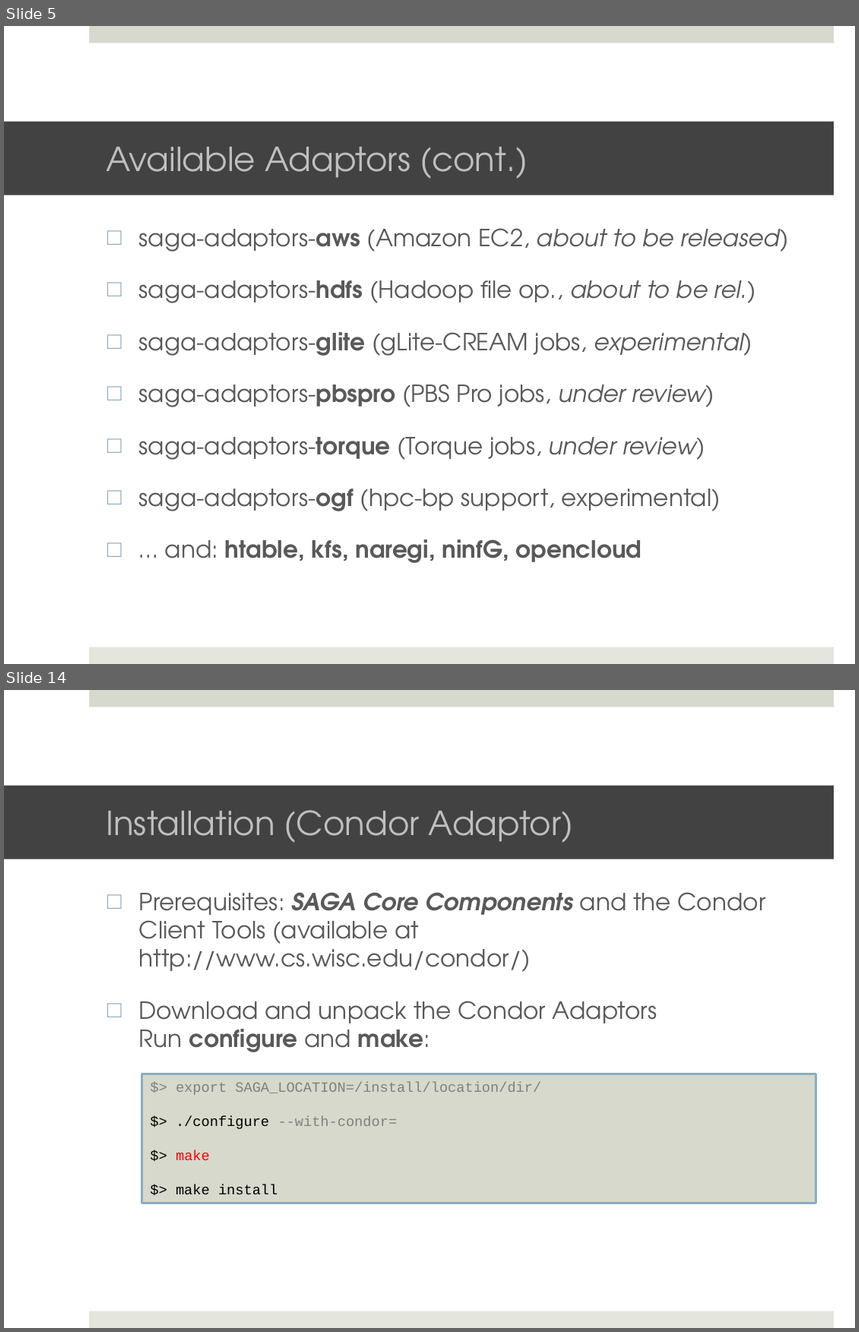
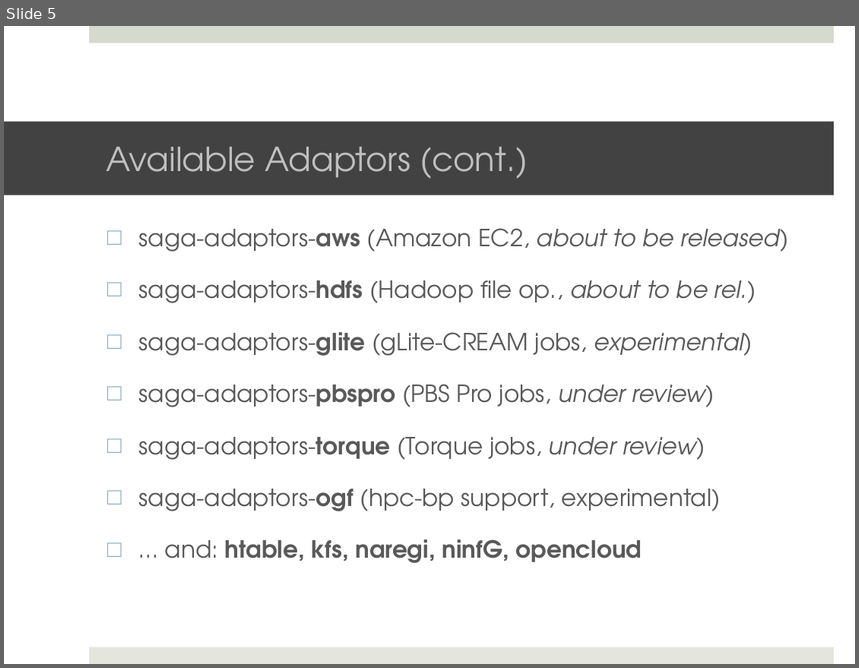
Before and after one commit to saga-project/saga-cpp-legacy-projects, a slide deck: tutorial/general_tutorial/Installation.pptx. Shown one above the other, each under a label of ours: slides 5 and 14 before the commit, slide 5 after it; the slides between them are not shown. The pictures are 859x1332 and 859x668 pixels, drawn with LibreOffice and Linux fonts; fonts in the diff are those of the drawing; background and template pictures are left out. Boxes give left, top, right and bottom in pixels: in the first picture for what was removed or moved away, otherwise in the second. Text is boxed around its words. In the diff, an @@ line names an element or a change of style, - is before the commit and + after.

Commit message:
Overhauled version of installation slides

```diff
--- a/tutorial/general_tutorial/Installation.pptx
+++ b/tutorial/general_tutorial/Installation.pptx
@@ slide 14 removed at [4,690,855,1328], background #FFFFFF; not listed: 2 template elements that a slide beside it also shows @@
@@ title removed at [4,785,834,859] @@
-Installation (Condor Adaptor)
@@ text removed at [139,892,766,1053] @@
-□ Prerequisites: SAGA Core Components and the Condor Client Tools (available at http://www.cs.wisc.edu/condor/)
-□ Download and unpack the Condor Adaptors
-  Run configure and make:
@@ rectangle removed at [142,1074,816,1202] @@
-$> export SAGA_LOCATION=/install/location/dir/
-$> ./configure --with-condor=
-$> make
-$> make install
```
Also in this commit, not shown: 4 slides changed, 6 slides added, 8 other slides removed.
